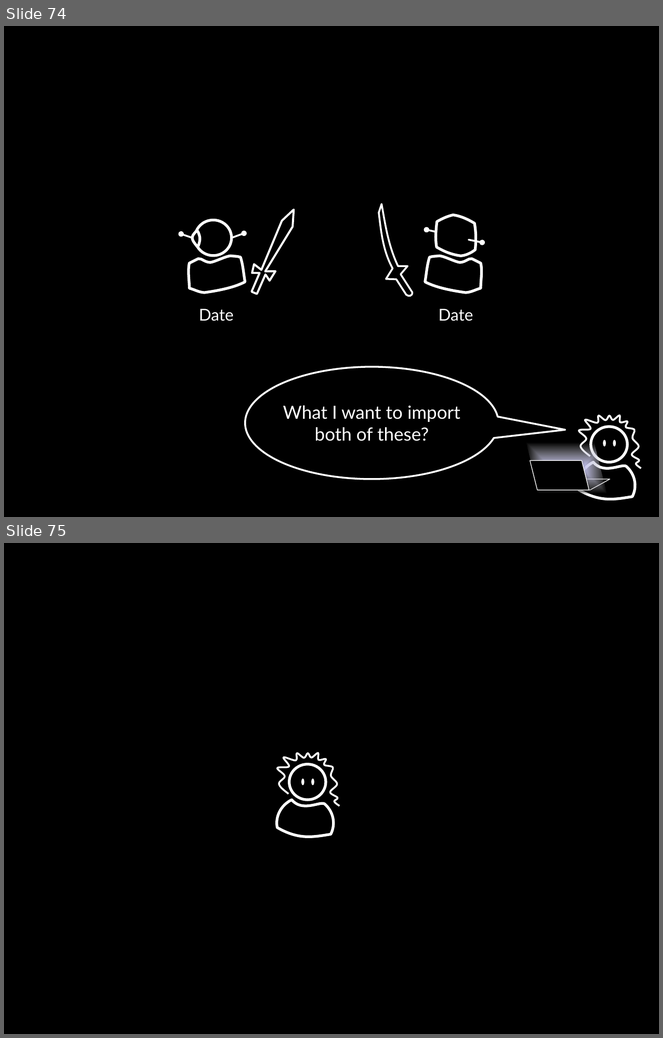
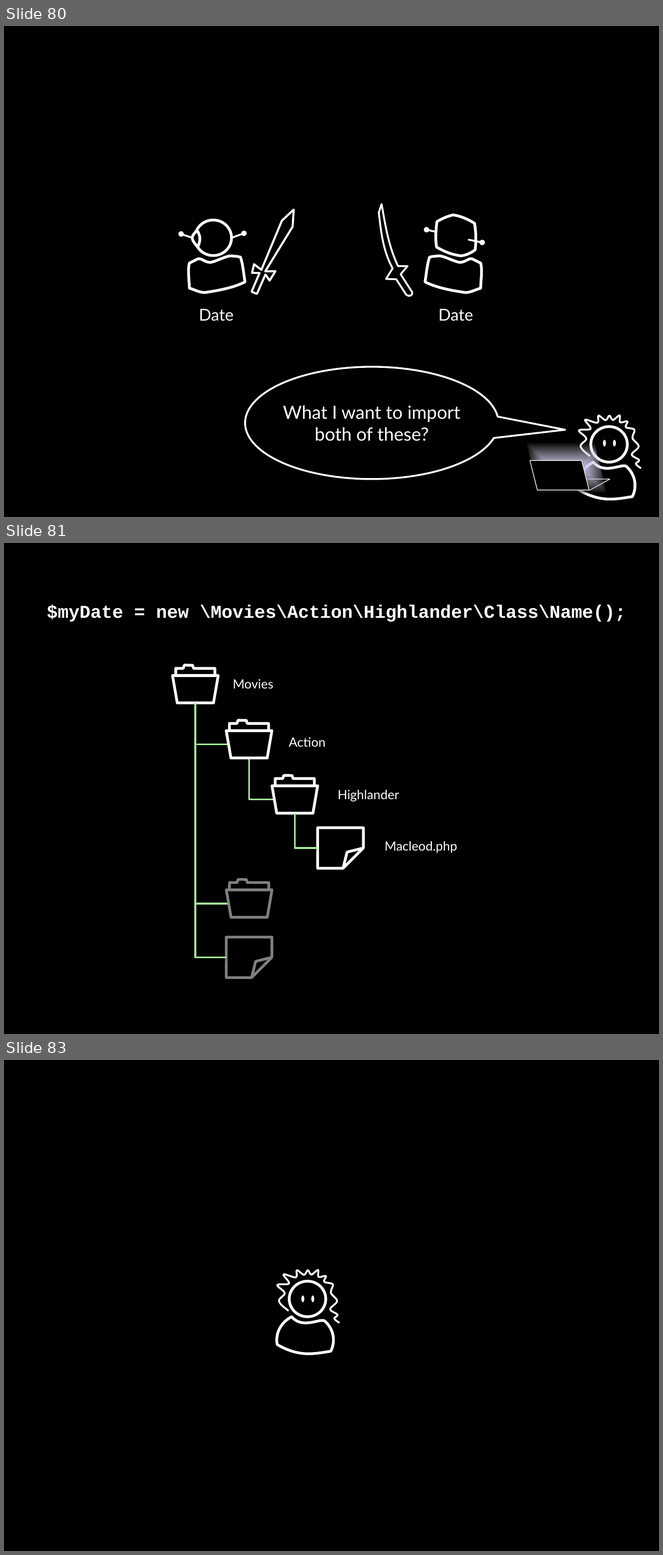
Before and after one commit to socketwench/OOPforObjectHaters, a slide deck: src/OOPforObjectHaters.pptx. Shown one above the other, each under a label of ours: slides 74 and 75 before the commit, slides 80, 81 and 83 after it; the slides between them are not shown. The pictures are 663x1038 and 663x1555 pixels, drawn with LibreOffice and Linux fonts; fonts in the diff are those of the drawing. Boxes give left, top, right and bottom in pixels: in the first picture for what was removed or moved away, otherwise in the second. Text is boxed around its words. In the diff, an @@ line names an element or a change of style, - is before the commit and + after.

Commit message:
Added class diagrams in UML section.

```diff
--- a/src/OOPforObjectHaters.pptx
+++ b/src/OOPforObjectHaters.pptx
@@ slide 81 added at <box>4,543,659,1034</box>, background #000000 @@
@@ text added at <box>47,605,626,622</box>, 20 pt, text #FFFFFF, bold @@
+$myDate = new \Movies\Action\Highlander\Class\Name();
@@ freeform shape added at <box>176,666,215,676</box>, outline #FFFFFF 3 pt @@
@@ trapezoid added at <box>172,676,218,703</box>, outline #FFFFFF 3 pt @@
@@ text added at <box>233,679,273,689</box>, 14 pt, text #FFFFFF @@
+Movies
@@ elbow line added from (195, 703) to (229, 745), #A5E997 2 pt @@
@@ elbow line added from (195, 703) to (229, 904), #A5E997 2 pt @@
@@ elbow line added from (195, 703) to (226, 958), #A5E997 2 pt @@
@@ freeform shape added at <box>229,720,269,731</box>, outline #FFFFFF 3 pt @@
@@ trapezoid added at <box>226,731,272,759</box>, outline #FFFFFF 3 pt @@
@@ text added at <box>289,737,326,747</box>, 14 pt, text #FFFFFF @@
+Action
@@ elbow line added from (249, 758) to (274, 800), #A5E997 2 pt @@
@@ freeform shape added at <box>275,775,314,786</box>, outline #FFFFFF 3 pt @@
@@ trapezoid added at <box>272,786,318,813</box>, outline #FFFFFF 3 pt @@
@@ text added at <box>338,790,399,802</box>, 14 pt, text #FFFFFF @@
+Highlander
@@ elbow line added from (295, 813) to (318, 848), #A5E997 2 pt @@
@@ folded corner added at <box>318,828,364,869</box>, outline #FFFFFF 3 pt @@
@@ text added at <box>385,841,457,853</box>, 14 pt, text #FFFFFF @@
+Macleod.php
@@ freeform shape added at <box>229,880,269,890</box>, outline #7F7F7F 3 pt @@
@@ trapezoid added at <box>226,890,272,918</box>, outline #7F7F7F 3 pt @@
@@ folded corner added at <box>226,938,272,978</box>, outline #7F7F7F 3 pt @@
@@ what was slide 74 is now slide 80 @@
@@ what was slide 75 is now slide 83 @@
```
Also in this commit, not shown: 7 other slides added, 6 other files.
